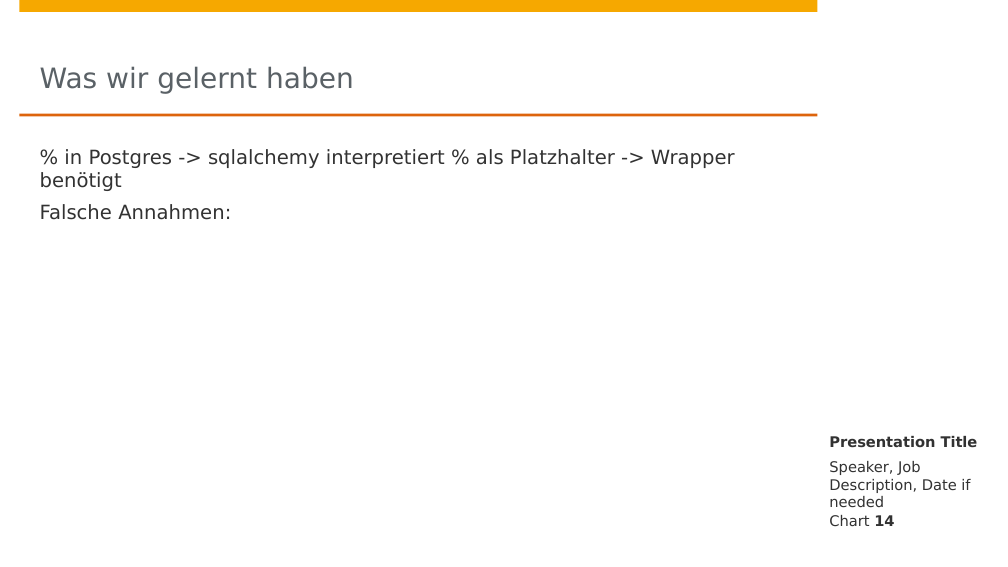
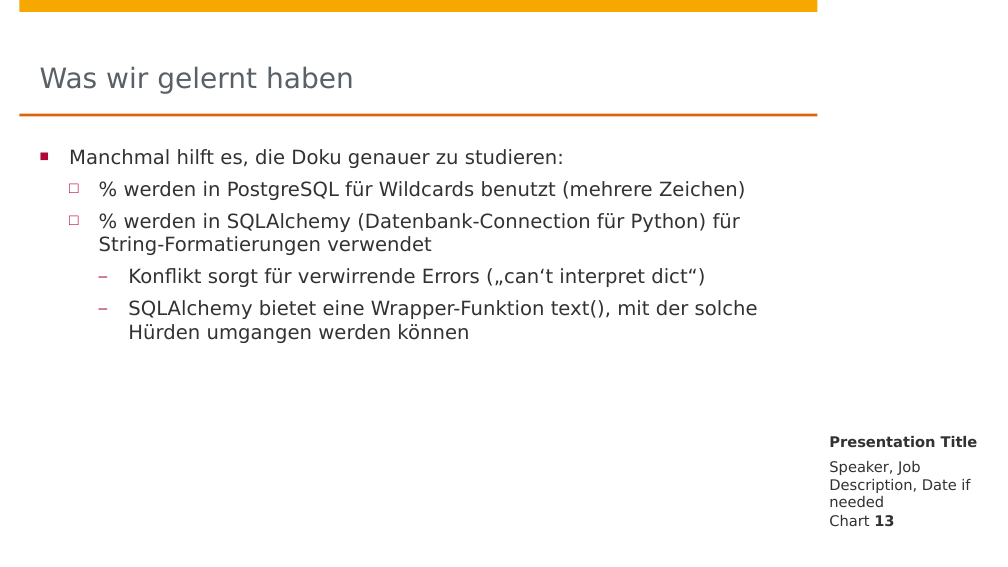
Before and after one commit to johanneshoetter/Health-Data-Integration, a slide deck: slide 13 of presentations/integration.pptx (slide 14 before the commit). Drawn at 1008x567 pixels with LibreOffice and Linux fonts; fonts in the diff are those of the drawing; background and template pictures are left out. Boxes give left, top, right and bottom in pixels: in the first picture for what was removed or moved away, otherwise in the second. Text is boxed around its words. In the diff, an @@ line names an element or a change of style, - is before the commit and + after.

```diff
--- a/presentations/integration.pptx
+++ b/presentations/integration.pptx
@@ text at <box>69,149,758,343</box>: text changed @@
-% in Postgres -> sqlalchemy interpretiert % als Platzhalter -> Wrapper benötigt
-Falsche Annahmen:
+■ Manchmal hilft es, die Doku genauer zu studieren:
+  □ % werden in PostgreSQL für Wildcards benutzt (mehrere Zeichen)
+  □ % werden in SQLAlchemy (Datenbank-Connection für Python) für String-Formatierungen verwendet
+    – Konflikt sorgt für verwirrende Errors („can‘t interpret dict“)
+    – SQLAlchemy bietet eine Wrapper-Funktion text(), mit der solche Hürden umgangen werden können
@@ page number at <box>829,515,894,527</box>: text changed @@
-Chart 14
+Chart 13
```
Also in this commit, not shown: 3 other slides changed, 1 slide added, 2 slides removed.
